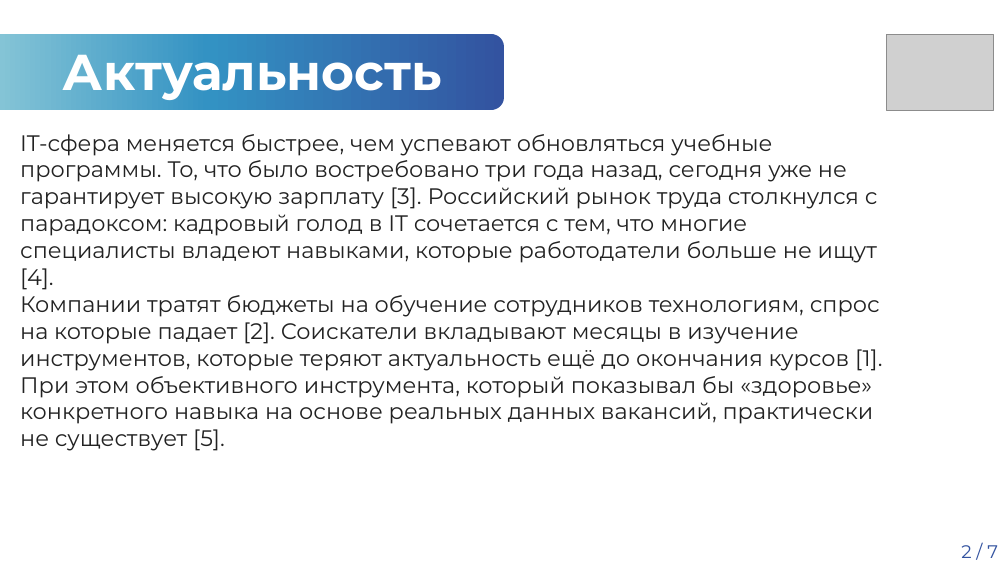
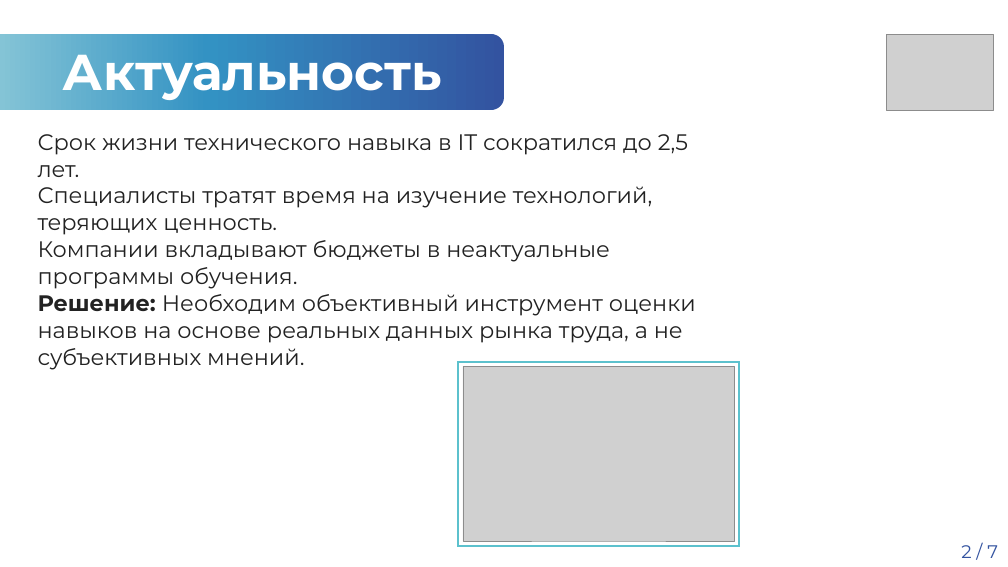
Before and after one commit to ArtemikDR/Skill-Decay-Monitor, a slide deck: slide 2 of beta(MIREA)/защита идеи проекта Мешков.pptx. Drawn at 1008x567 pixels with LibreOffice and Linux fonts; fonts in the diff are those of the drawing; grey boxes stand for pictures; background and template pictures are left out. Boxes give left, top, right and bottom in pixels: in the first picture for what was removed or moved away, otherwise in the second. Text is boxed around its words. In the diff, an @@ line names an element or a change of style, - is before the commit and + after.

```diff
--- a/beta(MIREA)/защита идеи проекта Мешков.pptx
+++ b/beta(MIREA)/защита идеи проекта Мешков.pptx
@@ text removed at <box>20,134,882,451</box> @@
-IT-сфера меняется быстрее, чем успевают обновляться учебные программы. То, что было востребовано три года назад, сегодня уже не гарантирует высокую зарплату [3]. Российский рынок труда столкнулся с парадоксом: кадровый голод в IT сочетается с тем, что многие специалисты владеют навыками, которые работодатели больше не ищут [4].
-Компании тратят бюджеты на обучение сотрудников технологиям, спрос на которые падает [2]. Соискатели вкладывают месяцы в изучение инструментов, которые теряют актуальность ещё до окончания курсов [1]. При этом объективного инструмента, который показывал бы «здоровье» конкретного навыка на основе реальных данных вакансий, практически не существует [5].
@@ text added at <box>38,134,696,370</box>, 32 pt, text #222222 @@
+Срок жизни технического навыка в IT сократился до 2,5 лет.
+Специалисты тратят время на изучение технологий, теряющих ценность.
+Компании вкладывают бюджеты в неактуальные программы обучения.
+Решение: Необходим объективный инструмент оценки навыков на основе реальных данных рынка труда, а не субъективных мнений.
@@ rounded rectangle added at <box>458,362,739,546</box>, fill #FFFFFF, outline #5CC1CD 3 pt, 18 pt, text #000000 @@
+Форма для вставки фотографий
@@ picture added at <box>463,366,734,541</box> @@
```
Also in this commit, not shown: 5 other slides changed, 4 other files.
